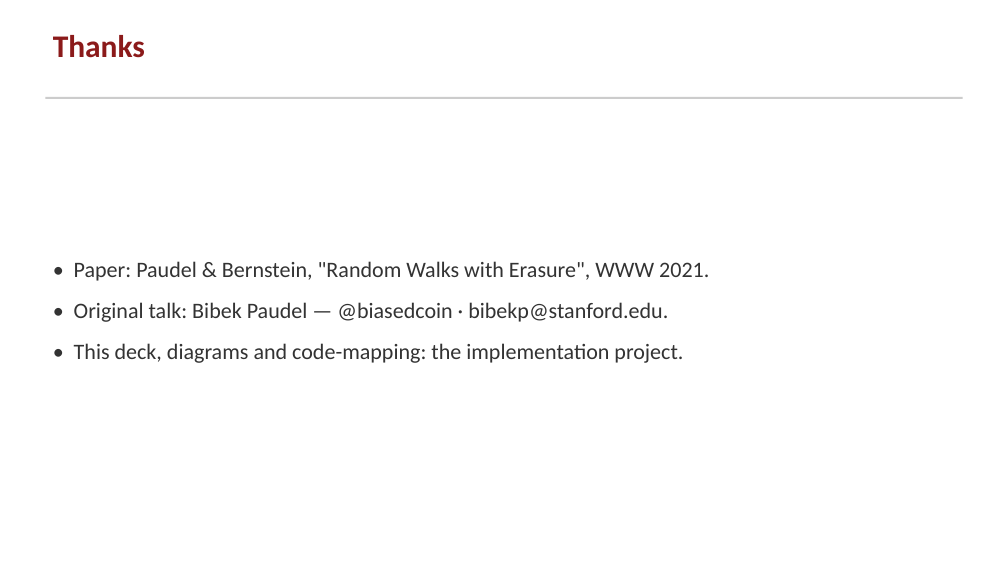
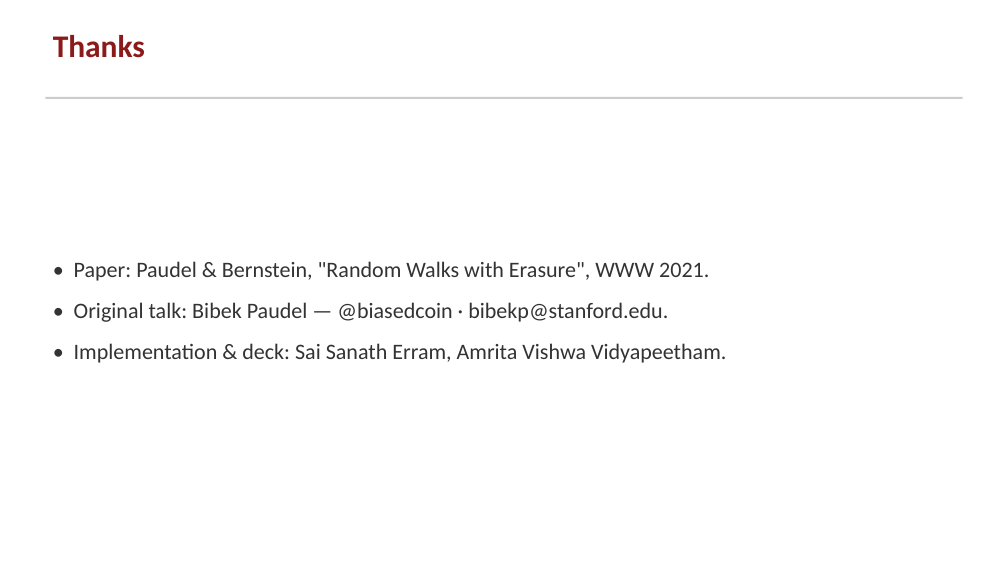
Before and after one commit to greenwichg/random_walks_with_erasure, a slide deck: slide 26 of docs/RWE_talk.pptx. Drawn at 1008x567 pixels with LibreOffice and Linux fonts; fonts in the diff are those of the drawing. Boxes give left, top, right and bottom in pixels: in the first picture for what was removed or moved away, otherwise in the second. Text is boxed around its words. In the diff, an @@ line names an element or a change of style, - is before the commit and + after.

```diff
--- a/docs/RWE_talk.pptx
+++ b/docs/RWE_talk.pptx
@@ text at <box>74,343,726,363</box>: text changed @@
-• This deck, diagrams and code-mapping: the implementation project.
+• Implementation & deck: Sai Sanath Erram, Amrita Vishwa Vidyapeetham.
```
Also in this commit, not shown: 1 other slide changed, 2 other files.
